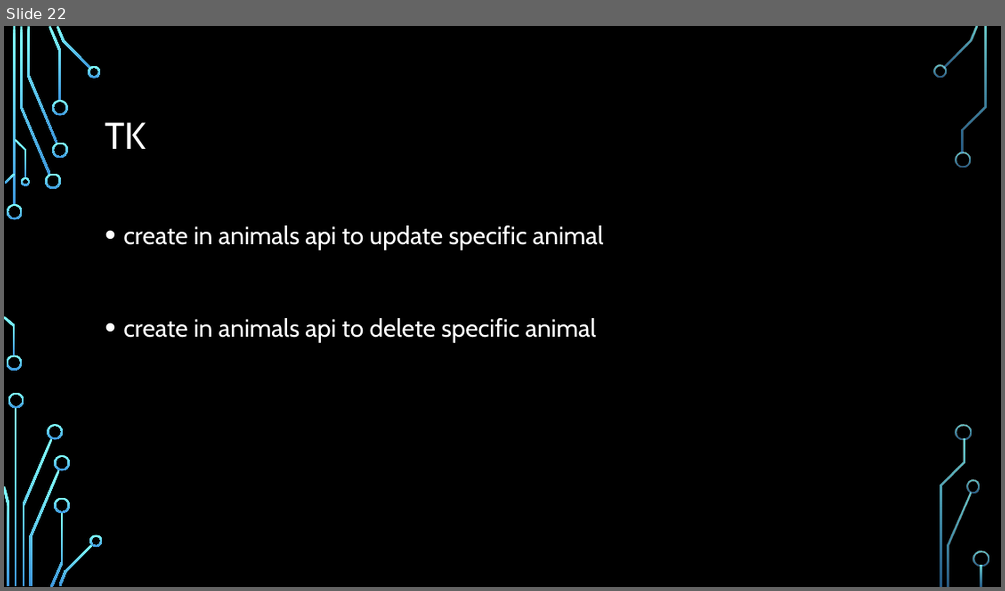
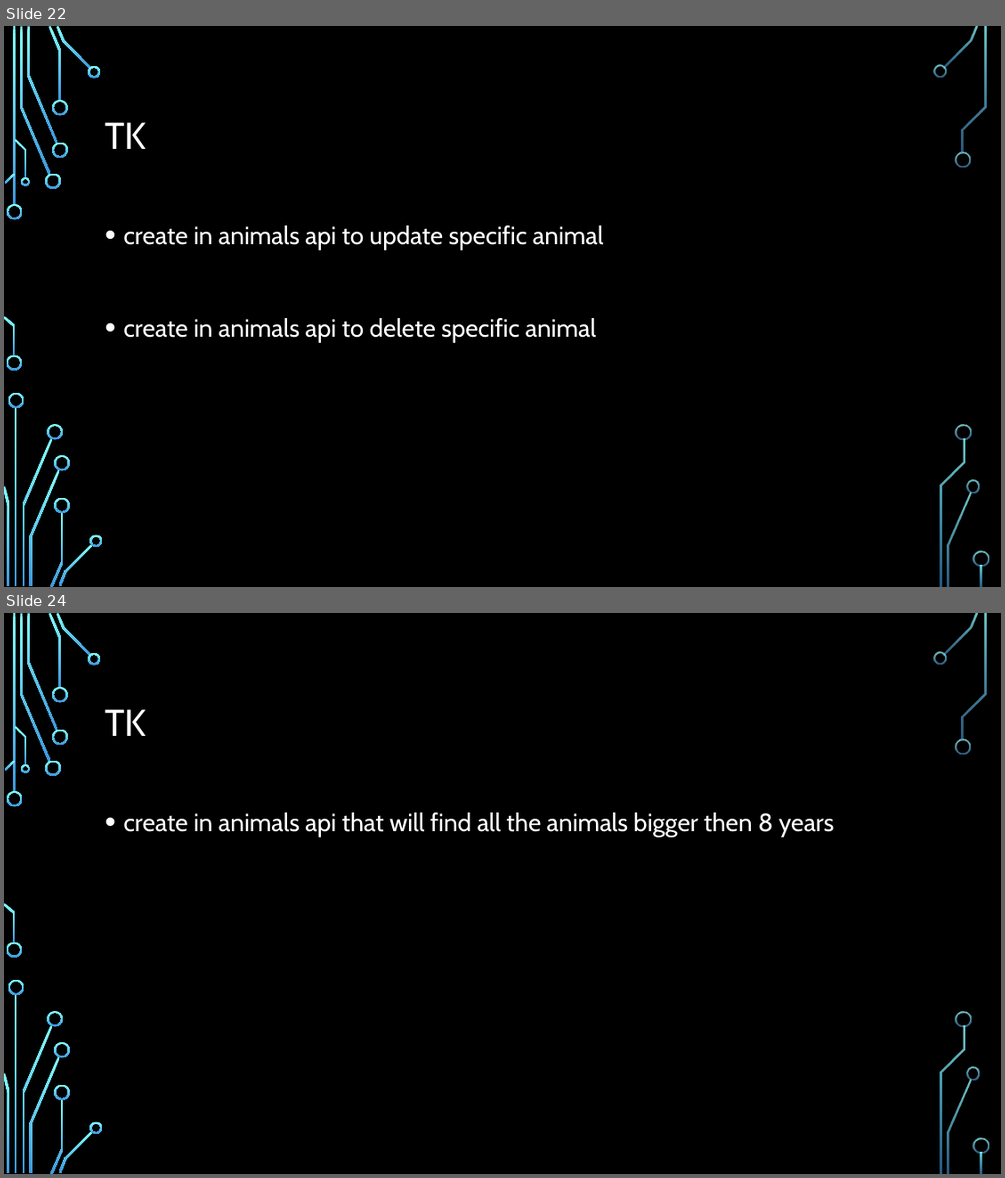
Before and after one commit to Rlss91/hu_morning_nodejs_W011121MR, a slide deck: docs/node js.pptx. Shown one above the other, each under a label of ours: slide 22 before the commit, slides 22 and 24 after it; the slides between them are not shown. The pictures are 1005x591 and 1005x1178 pixels, drawn with LibreOffice and Linux fonts; fonts in the diff are those of the drawing; background and template pictures are left out. Boxes give left, top, right and bottom in pixels: in the first picture for what was removed or moved away, otherwise in the second. Text is boxed around its words. In the diff, an @@ line names an element or a change of style, - is before the commit and + after.

```diff
--- a/docs/node js.pptx
+++ b/docs/node js.pptx
@@ slide 24 added at [4,613,1001,1174], background picture (left out); not listed: 36 template elements that a slide beside it also shows @@
@@ title added at [105,709,146,736], 36 pt, text #FFFFFF @@
+TK
@@ text added at [123,812,833,837], 24 pt, text #FFFFFF @@
+• create in animals api that will find all the animals bigger then 8 years
```
Also in this commit, not shown: 6 other slides added, 1 other file.
